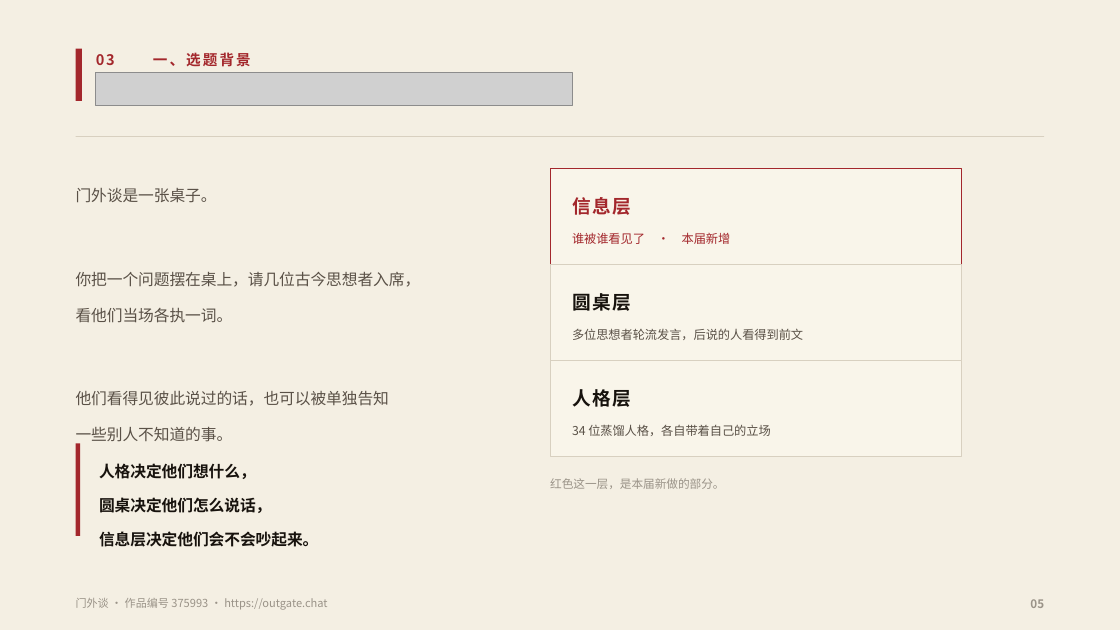
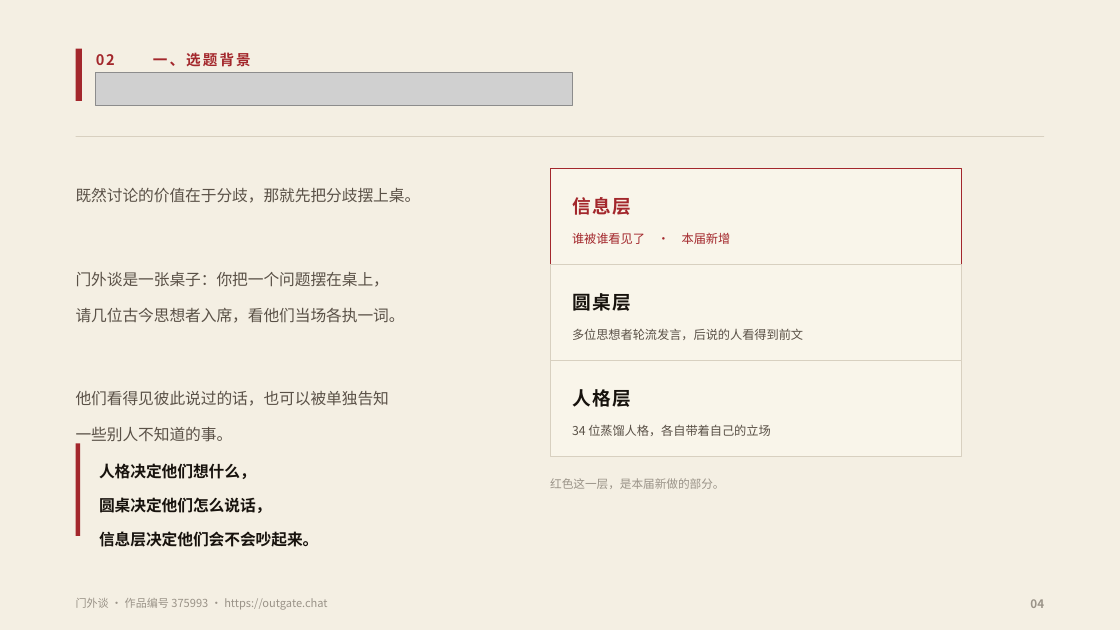
Before and after one commit to fsh114514/menwaitan, a slide deck: slide 4 of competition/答辩PPT.pptx (slide 5 before the commit). Drawn at 1120x630 pixels with LibreOffice and Linux fonts; fonts in the diff are those of the drawing; grey boxes stand for pictures. Boxes give left, top, right and bottom in pixels: in the first picture for what was removed or moved away, otherwise in the second. Text is boxed around its words. In the diff, an @@ line names an element or a change of style, - is before the commit and + after.

```diff
--- a/competition/答辩PPT.pptx
+++ b/competition/答辩PPT.pptx
@@ text at box(96, 54, 115, 65): text changed @@
-03
+02
@@ text at box(76, 188, 421, 323): text changed @@
-门外谈是一张桌子。
-你把一个问题摆在桌上，请几位古今思想者入席，
-看他们当场各执一词。
+既然讨论的价值在于分歧，那就先把分歧摆上桌。
+门外谈是一张桌子：你把一个问题摆在桌上，
+请几位古今思想者入席，看他们当场各执一词。
@@ text at box(1030, 599, 1044, 608): text changed @@
-05
+04
```
Also in this commit, not shown: 12 other slides changed, 1 slide removed, 2 other files.
